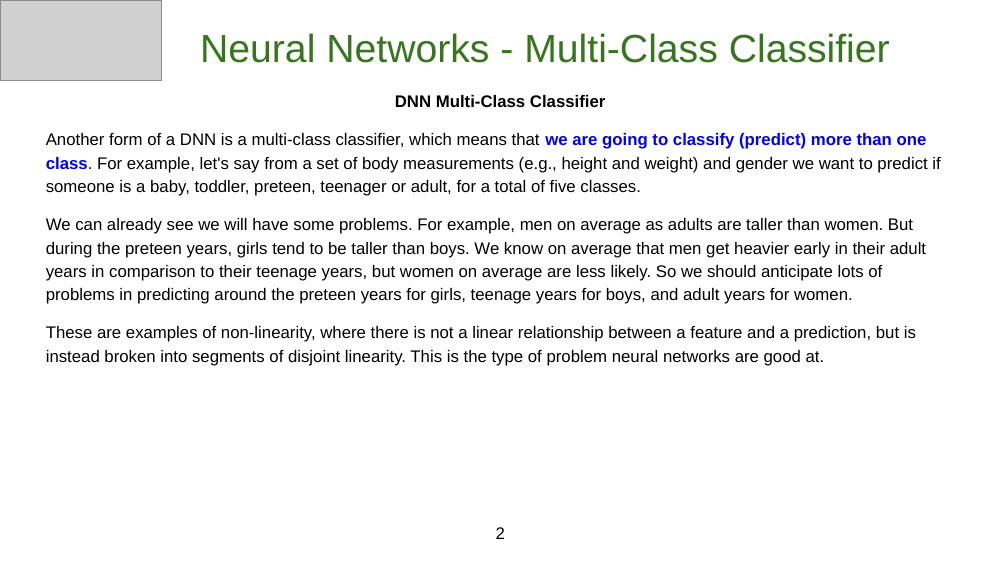
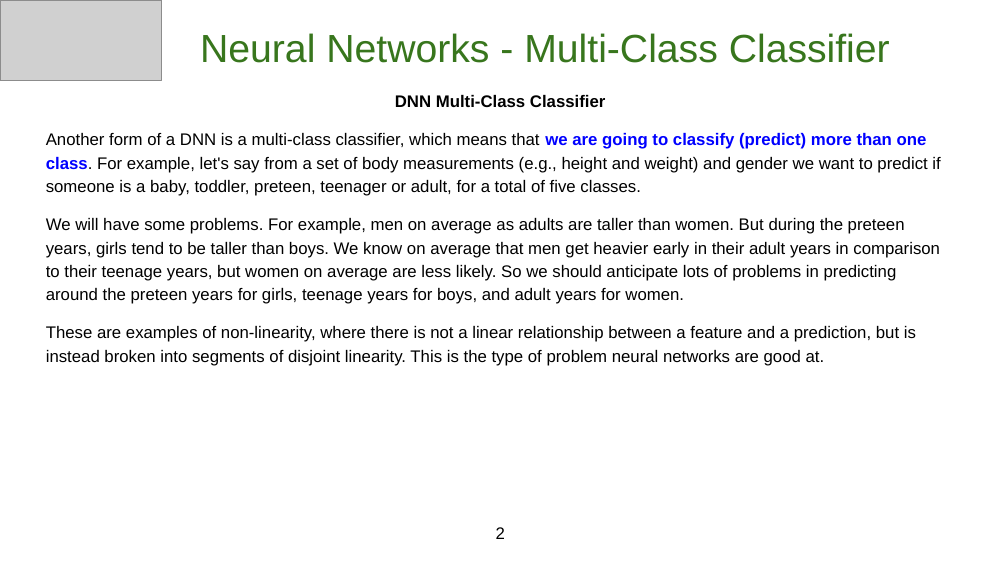
Before and after one commit to GoogleCloudPlatform/keras-idiomatic-programmer, a slide deck: slide 35 of workshops/Neural_Networks/The Idiomatic Programmer - Learning Keras - Workshop - Neural Networks.pptx. Drawn at 1008x567 pixels with LibreOffice and Linux fonts; fonts in the diff are those of the drawing; grey boxes stand for pictures. Boxes give left, top, right and bottom in pixels: in the first picture for what was removed or moved away, otherwise in the second. Text is boxed around its words. In the diff, an @@ line names an element or a change of style, - is before the commit and + after.

```diff
--- a/workshops/Neural_Networks/The Idiomatic Programmer - Learning Keras - Workshop - Neural Networks.pptx
+++ b/workshops/Neural_Networks/The Idiomatic Programmer - Learning Keras - Workshop - Neural Networks.pptx
@@ text at <box>46,218,940,304</box>: text changed @@
-We can already see we will have some problems. For example, men on average as adults are taller than women. But during the preteen years, girls tend to be taller than boys. We know on average that men get heavier early in their adult years in comparison to their teenage years, but women on average are less likely. So we should anticipate lots of problems in predicting around the preteen years for girls, teenage years for boys, and adult years for women.
+We will have some problems. For example, men on average as adults are taller than women. But during the preteen years, girls tend to be taller than boys. We know on average that men get heavier early in their adult years in comparison to their teenage years, but women on average are less likely. So we should anticipate lots of problems in predicting around the preteen years for girls, teenage years for boys, and adult years for women.
```
Also in this commit, not shown: 22 other slides changed, 2 other files.
